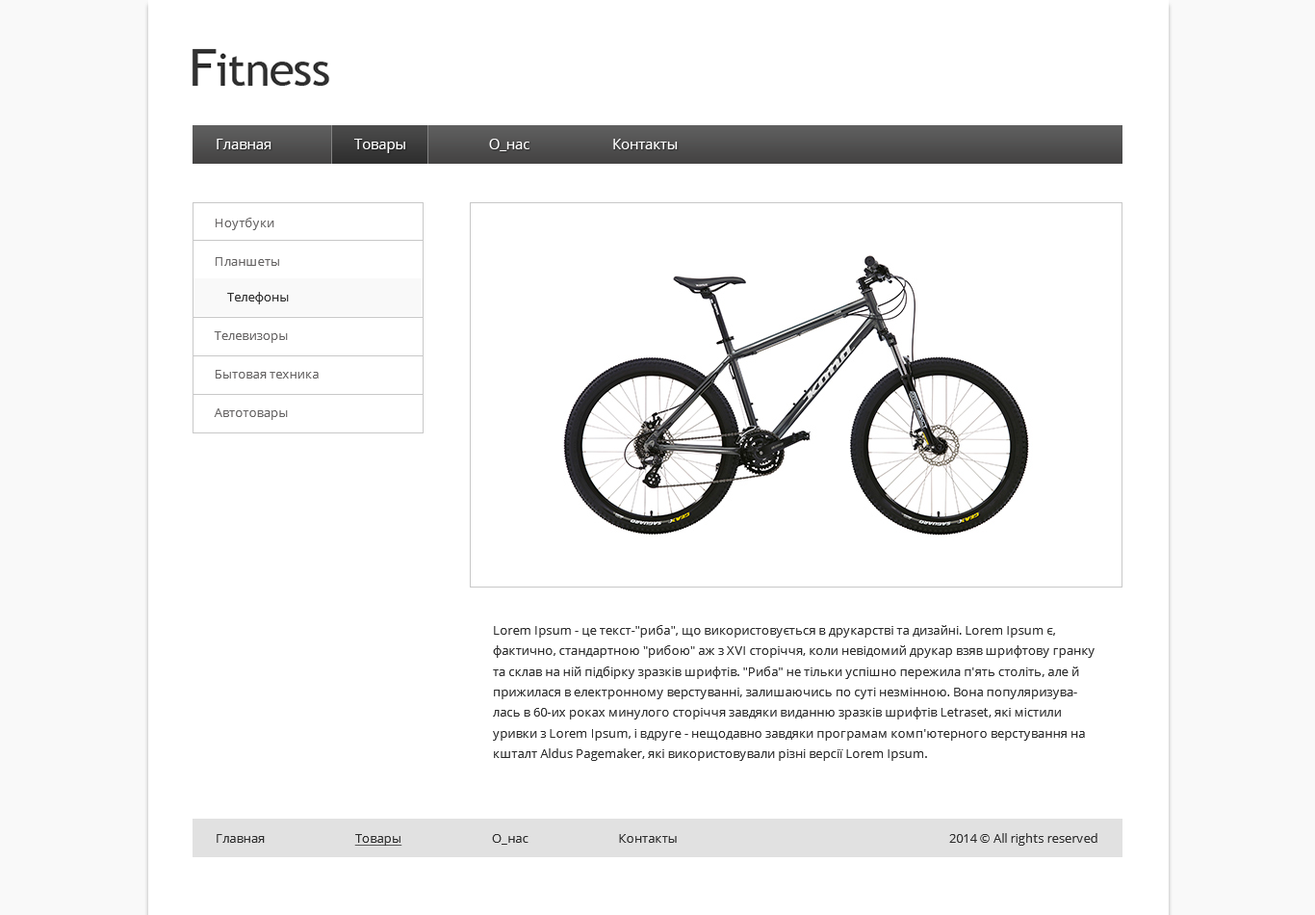
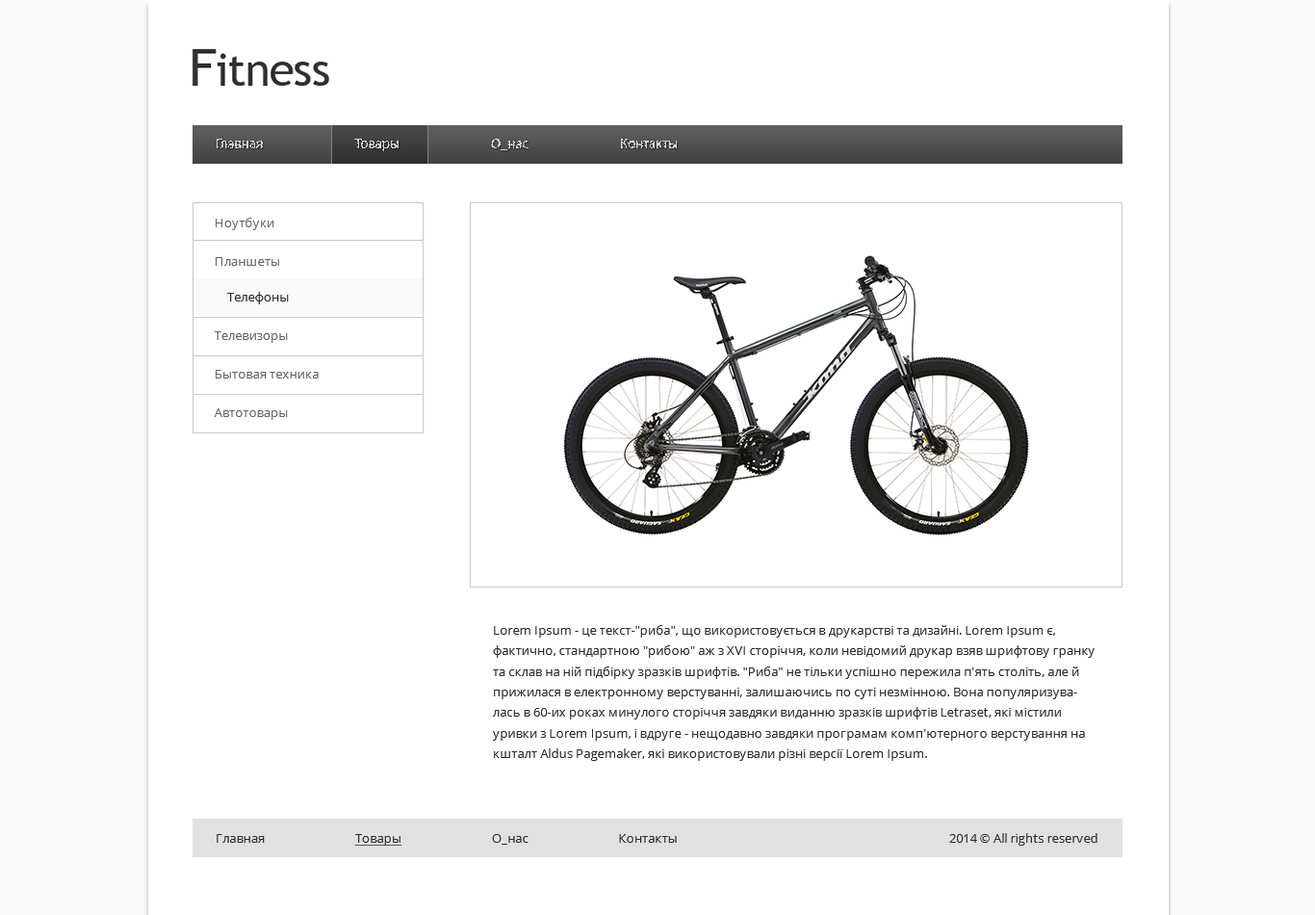
Before/after of a w=1315, h=915 layered artwork. What changed in the layer stack:
(unnamed layer): blend normal → dissolve, painted on it over [216,138,678,154]
